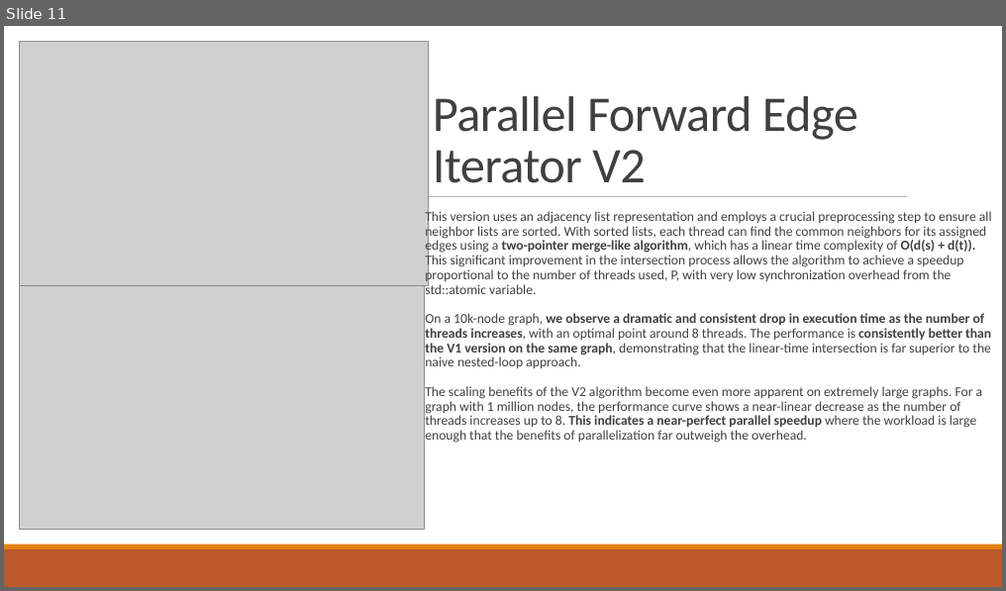
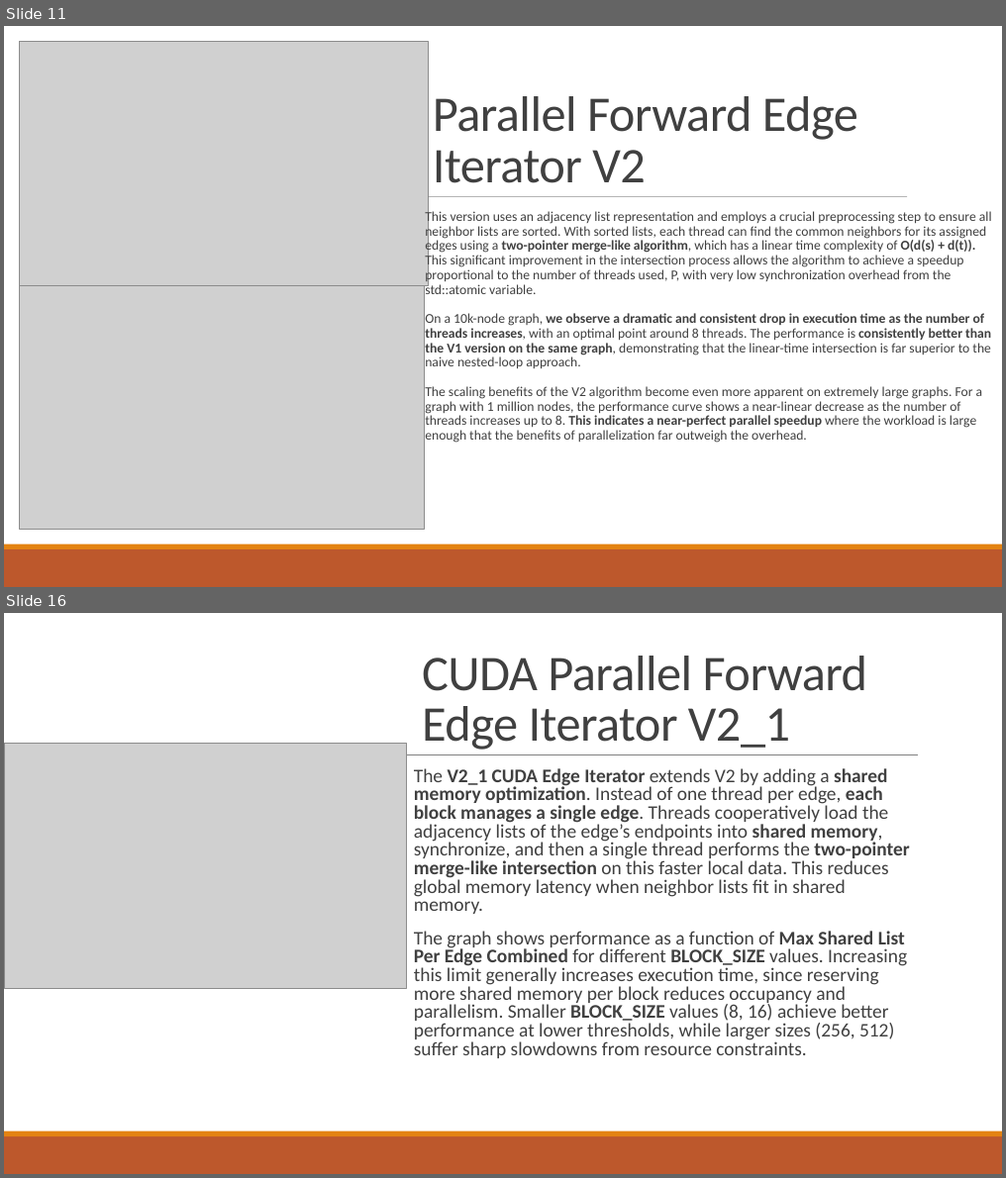
Before and after one commit to RiccardoRevalor/ParallelTriangleCounting, a slide deck: presentation.pptx. Shown one above the other, each under a label of ours: slide 11 before the commit, slides 11 and 16 after it; the slides between them are not shown. The pictures are 1006x591 and 1006x1178 pixels, drawn with LibreOffice and Linux fonts; fonts in the diff are those of the drawing; grey boxes stand for pictures. Boxes give left, top, right and bottom in pixels: in the first picture for what was removed or moved away, otherwise in the second. Text is boxed around its words. In the diff, an @@ line names an element or a change of style, - is before the commit and + after.

Commit message:
CUDA parallel edge added on presentation

```diff
--- a/presentation.pptx
+++ b/presentation.pptx
@@ slide 16 added at (x1=4, y1=613, x2=1002, y2=1174), background #FFFFFF @@
@@ title added at (x1=422, y1=656, x2=868, y2=750), 48 pt, text #404040 @@
+CUDA Parallel Forward Edge Iterator V2_1
@@ picture added at (x1=5, y1=744, x2=407, y2=989) @@
@@ line added from (102, 756) to (918, 756), #808080 0.5 pt @@
@@ text added at (x1=414, y1=768, x2=909, y2=1059), 18.5 pt, text #404040 @@
+  The V2_1 CUDA Edge Iterator extends V2 by adding a shared memory optimization. Instead of one thread per edge, each block manages a single edge. Threads cooperatively load the adjacency lists of the edge’s endpoints into shared memory, synchronize, and then a single thread performs the two-pointer merge-like intersection on this faster local data. This reduces global memory latency when neighbor lists fit in shared memory.
+  The graph shows performance as a function of Max Shared List Per Edge Combined for different BLOCK_SIZE values. Increasing this limit generally increases execution time, since reserving more shared memory per block reduces occupancy and parallelism. Smaller BLOCK_SIZE values (8, 16) achieve better performance at lower thresholds, while larger sizes (256, 512) suffer sharp slowdowns from resource constraints.
@@ rectangle added at (x1=4, y1=1137, x2=1002, y2=1174), fill #BD582C @@
@@ rectangle added at (x1=4, y1=1132, x2=1002, y2=1137), fill #E48312 @@
```
Also in this commit, not shown: 5 other slides added.
